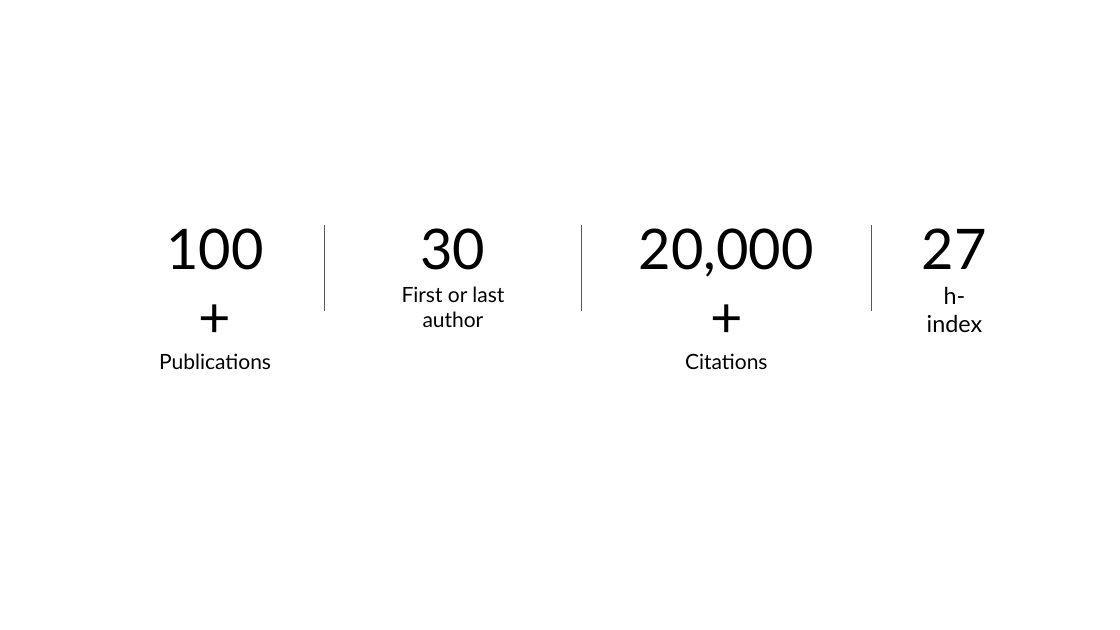
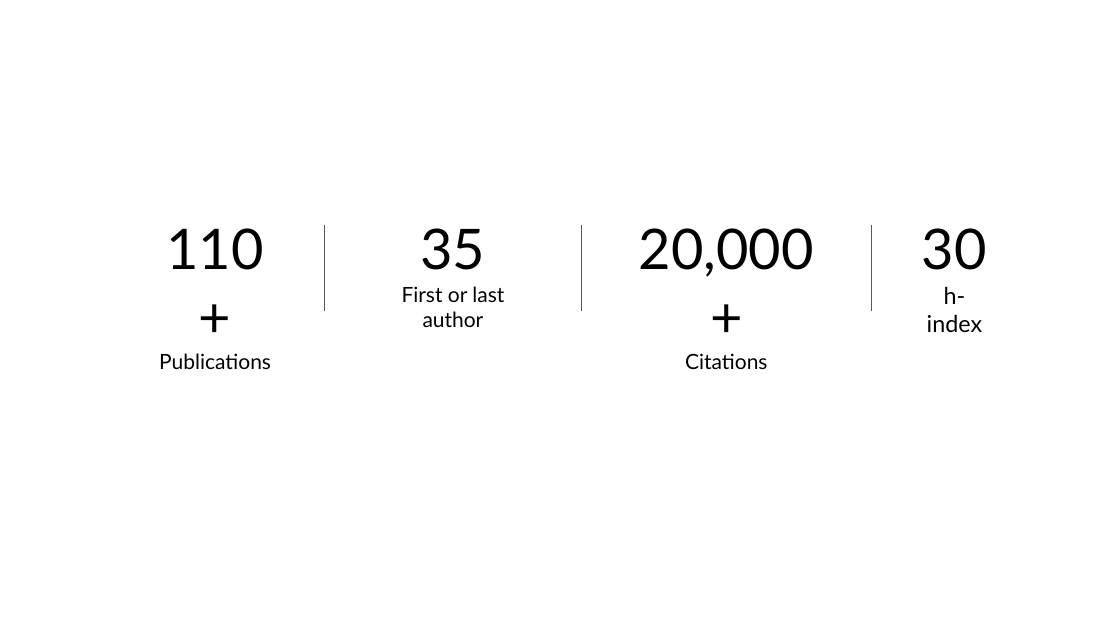
Before and after one commit to Walkman87/salabed, a slide deck: slide 1 of static/metrics.pptx. Drawn at 1120x630 pixels with LibreOffice and Linux fonts; fonts in the diff are those of the drawing. Boxes give left, top, right and bottom in pixels: in the first picture for what was removed or moved away, otherwise in the second. Text is boxed around its words. In the diff, an @@ line names an element or a change of style, - is before the commit and + after.

```diff
--- a/static/metrics.pptx
+++ b/static/metrics.pptx
@@ text at box(166, 228, 263, 270): text changed @@
-100+
+110+
@@ text at box(421, 228, 486, 270): text changed @@
-30
+35
@@ text at box(922, 228, 987, 270): text changed @@
-27
+30
```
Also in this commit, not shown: 5 other files.
